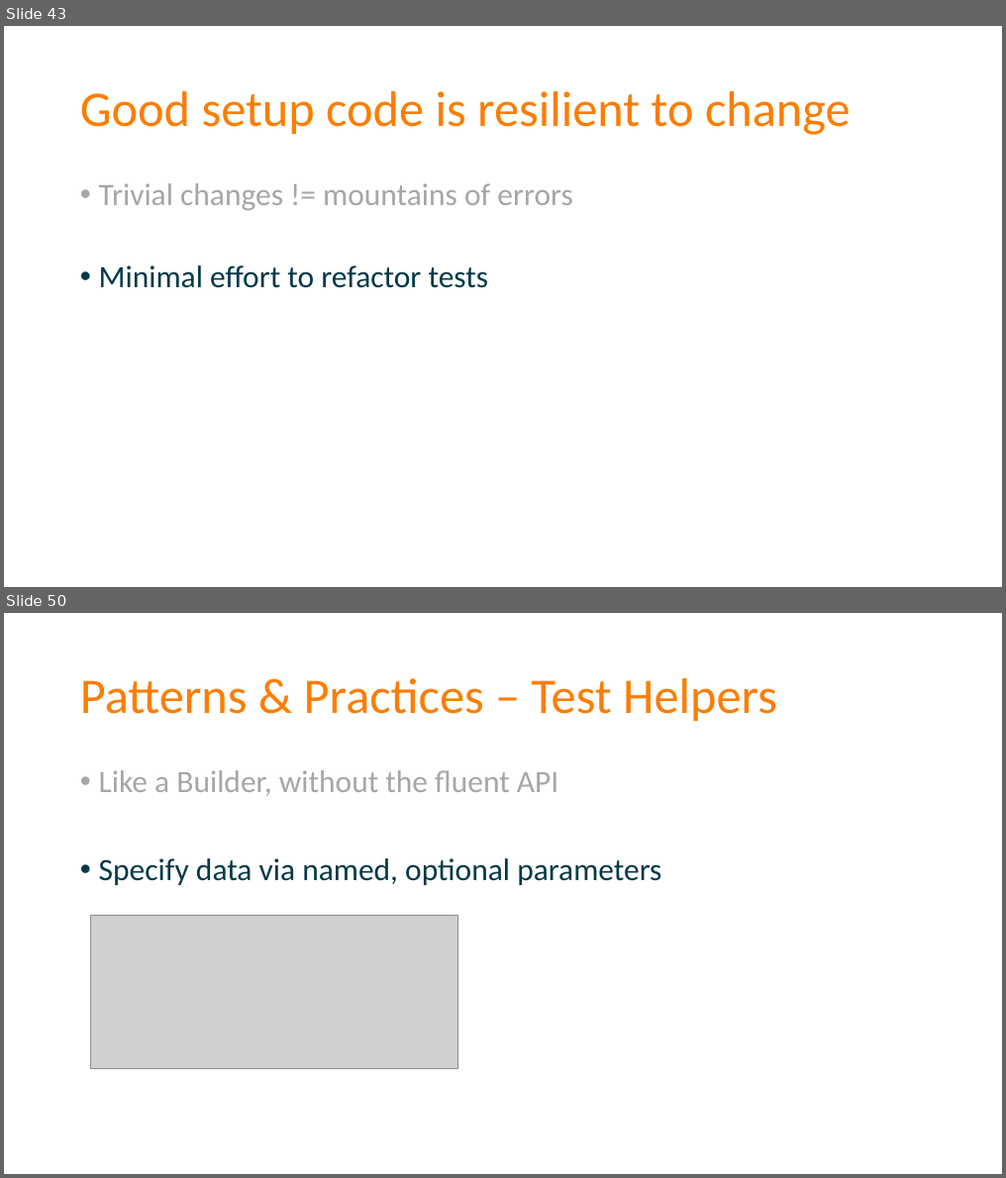
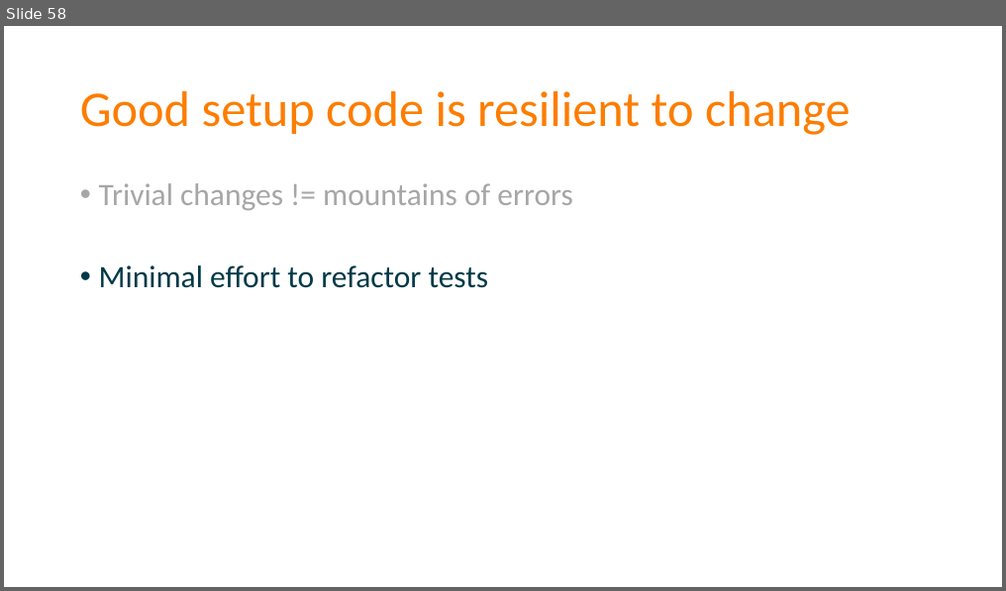
Before and after one commit to spetryjohnson/Talk-Patterns_of_Effective_Test_Setup, a slide deck: POETS - CodeMash 2017.pptx. Shown one above the other, each under a label of ours: slides 43 and 50 before the commit, slide 58 after it; the slides between them are not shown. The pictures are 1006x1178 and 1006x591 pixels, drawn with LibreOffice and Linux fonts; fonts in the diff are those of the drawing; grey boxes stand for pictures. Boxes give left, top, right and bottom in pixels: in the first picture for what was removed or moved away, otherwise in the second. Text is boxed around its words. In the diff, an @@ line names an element or a change of style, - is before the commit and + after.

```diff
--- a/POETS - CodeMash 2017.pptx
+++ b/POETS - CodeMash 2017.pptx
@@ slide 50 removed at (4,613,1002,1174), background #FFFFFF @@
@@ title removed at (80,678,777,721) @@
-Patterns & Practices – Test Helpers
@@ text removed at (99,770,661,885) @@
-• Like a Builder, without the fluent API
-• Specify data via named, optional parameters
@@ picture removed at (91,915,458,1069) @@
@@ what was slide 43 is now slide 58 @@
```
Also in this commit, not shown: 5 slides changed, 9 slides added, 6 other slides removed, 1 other file.
